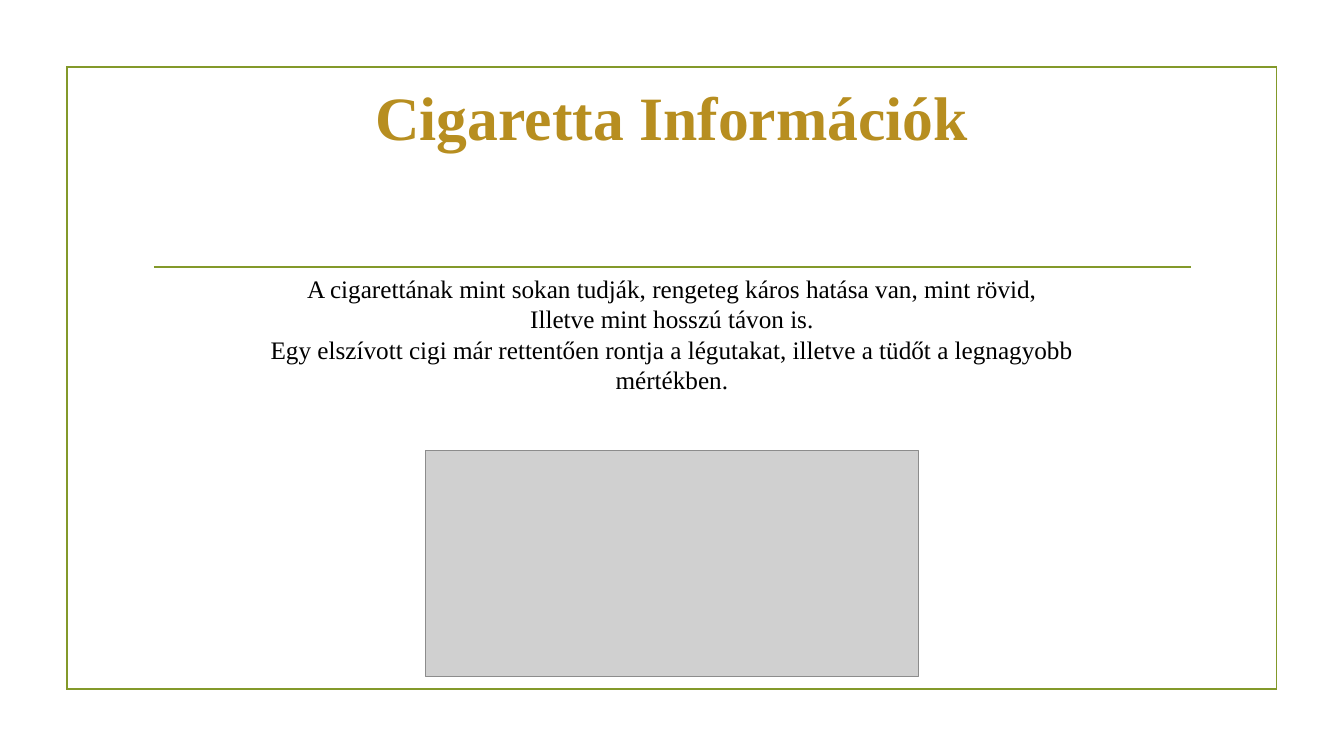
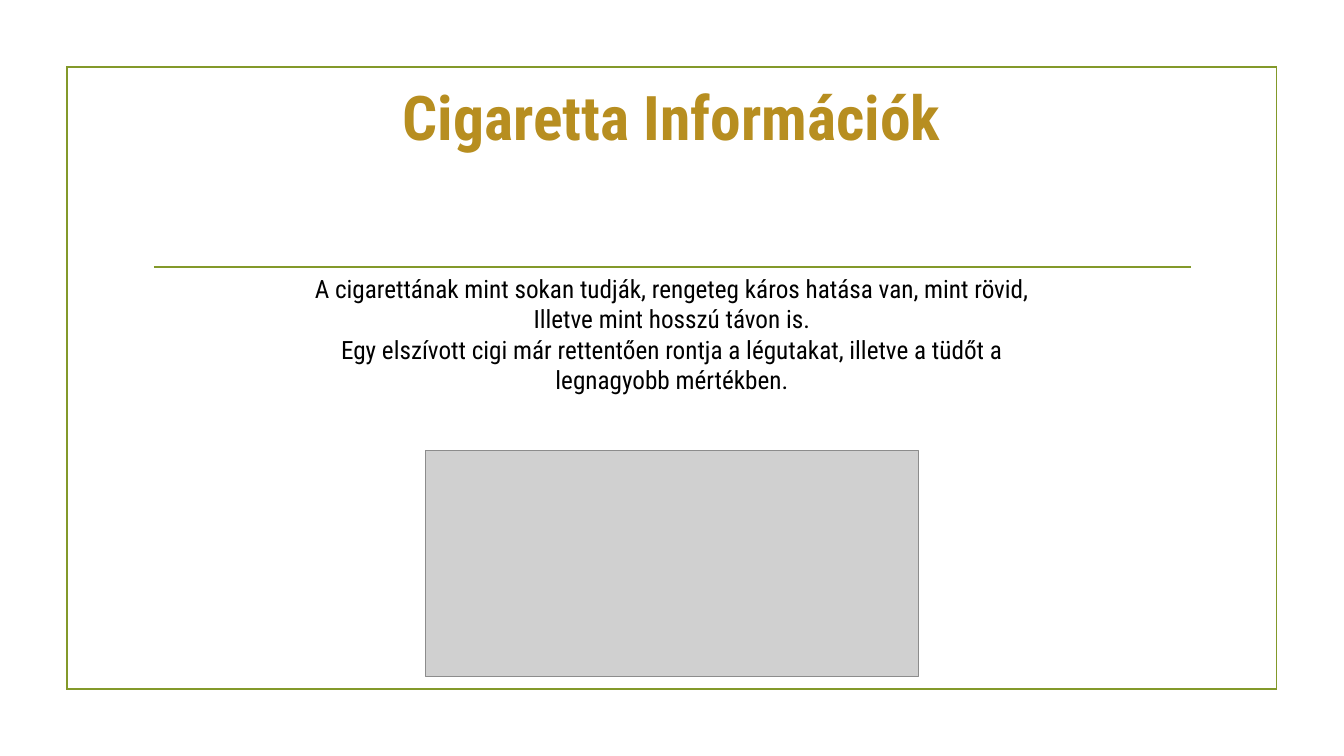
Before and after one commit to juhaszbalazs2005/cigartettaprojekt, a slide deck: slide 2 of Cigaretta PPT.pptx. Drawn at 1344x756 pixels with LibreOffice and Linux fonts; fonts in the diff are those of the drawing; grey boxes stand for pictures; background and template pictures are left out. Boxes give left, top, right and bottom in pixels: in the first picture for what was removed or moved away, otherwise in the second. Text is boxed around its words. In the diff, an @@ line names an element or a change of style, - is before the commit and + after.

```diff
--- a/Cigaretta PPT.pptx
+++ b/Cigaretta PPT.pptx
@@ title "Cigaretta Információk" at (403, 93, 941, 153): font Times New Roman to Roboto Condensed @@
@@ text "A cigarettának mint sokan tudják, ..." at (315, 279, 1028, 365): font Times New Roman to Roboto Condensed @@
@@ text "A cigarettának mint sokan tudják, ...": place and size @@
-text "A cigarettának mint sokan tudják, ..." at (271, 280, 1072, 365)
+text "A cigarettának mint sokan tudják, ..." at (315, 279, 1028, 365)
```
Also in this commit, not shown: 8 other slides changed.
